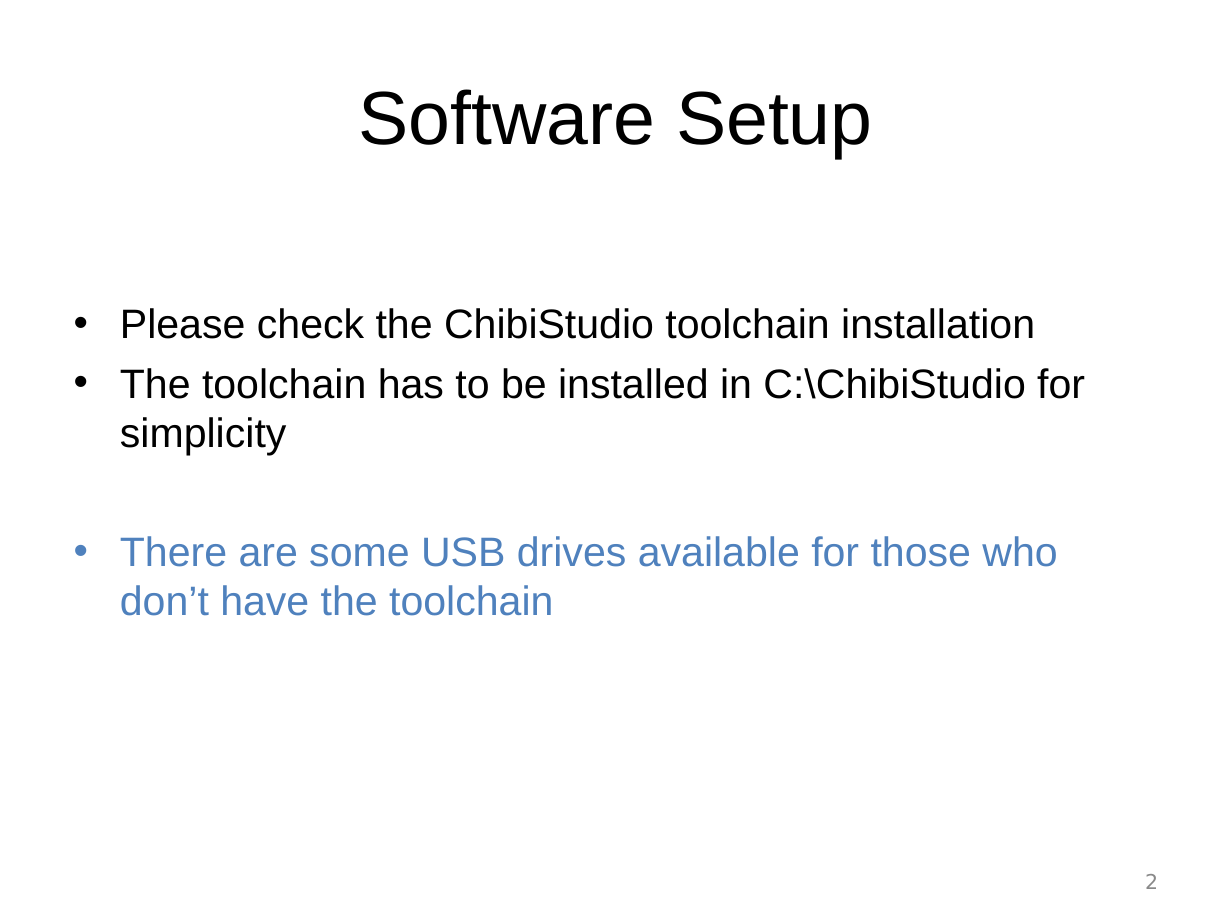
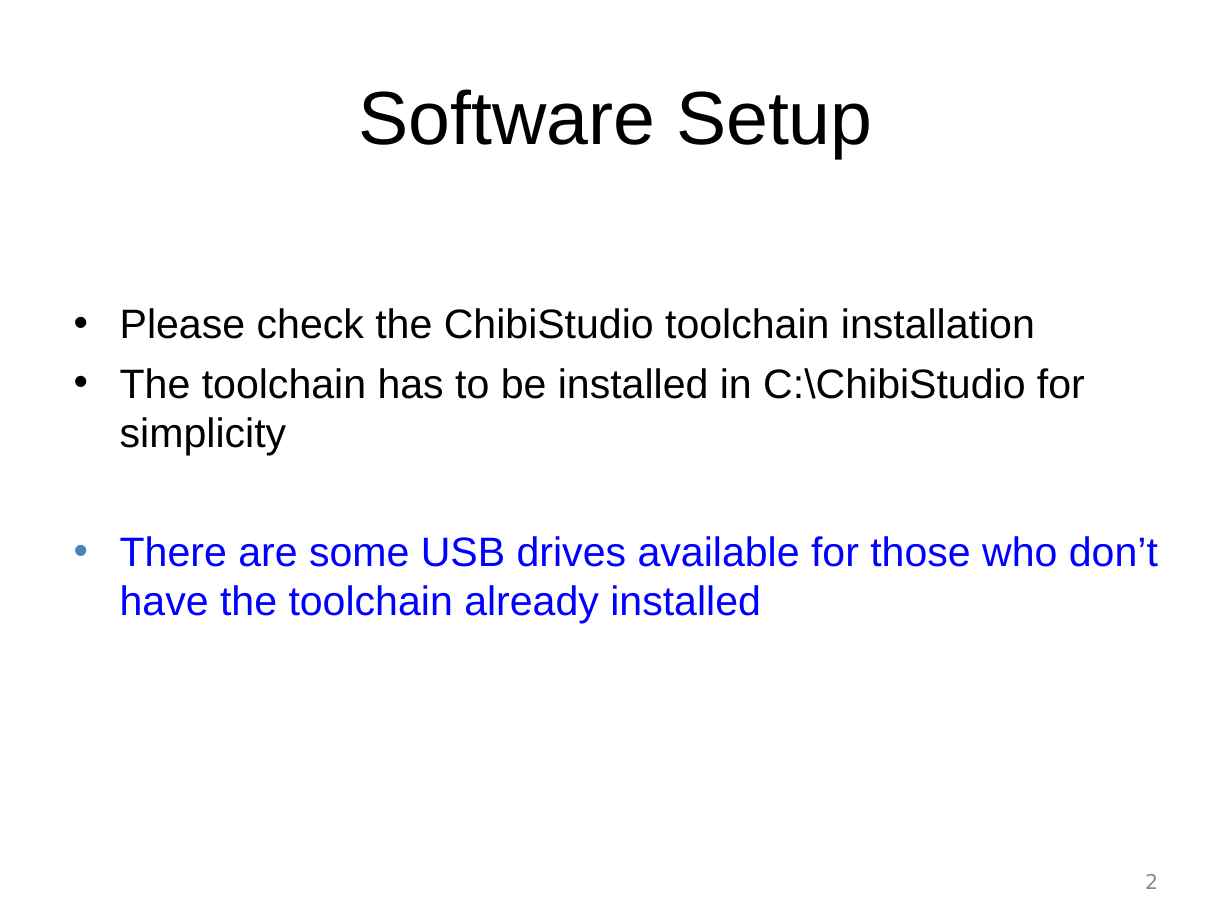
Before and after one commit to ArduPilot/ChibiOS.svn, a slide deck: slide 2 of slides_better_embedded_2012/ChibiOS-RT 3 Setup.ppt. Drawn at 1232x924 pixels with LibreOffice and Linux fonts; fonts in the diff are those of the drawing; background and template pictures are left out. Boxes give left, top, right and bottom in pixels: in the first picture for what was removed or moved away, otherwise in the second. Text is boxed around its words. In the diff, an @@ line names an element or a change of style, - is before the commit and + after.

```diff
--- a/slides_better_embedded_2012/ChibiOS-RT 3 Setup.ppt
+++ b/slides_better_embedded_2012/ChibiOS-RT 3 Setup.ppt
@@ text at (120,536,1158,624): text changed; text colour #4F81BD to #0000FF @@
-• There are some USB drives available for those who don’t have the toolchain
+• There are some USB drives available for those who don’t have the toolchain already installed
```
Also in this commit, not shown: 2 other slides changed, 3 other files.
